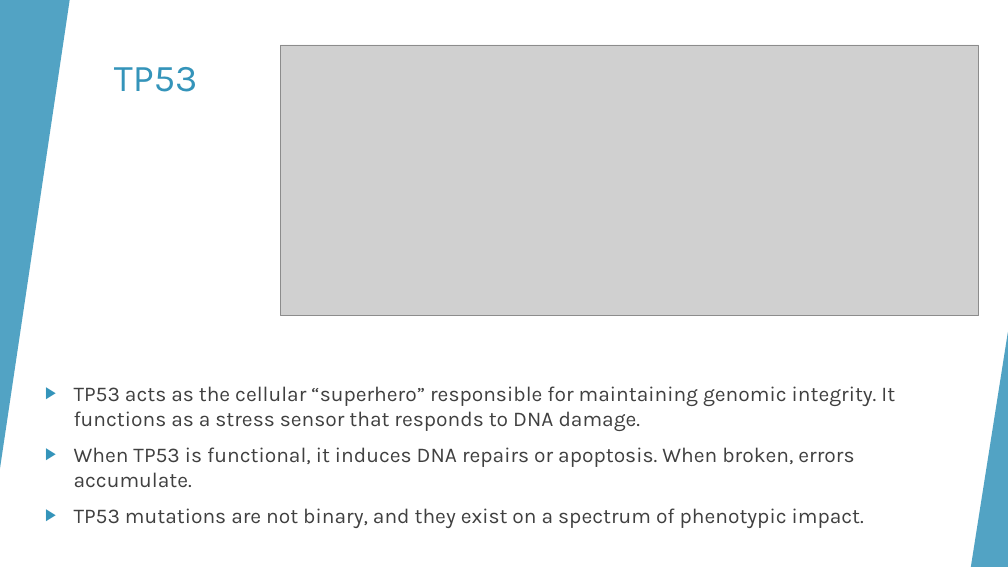
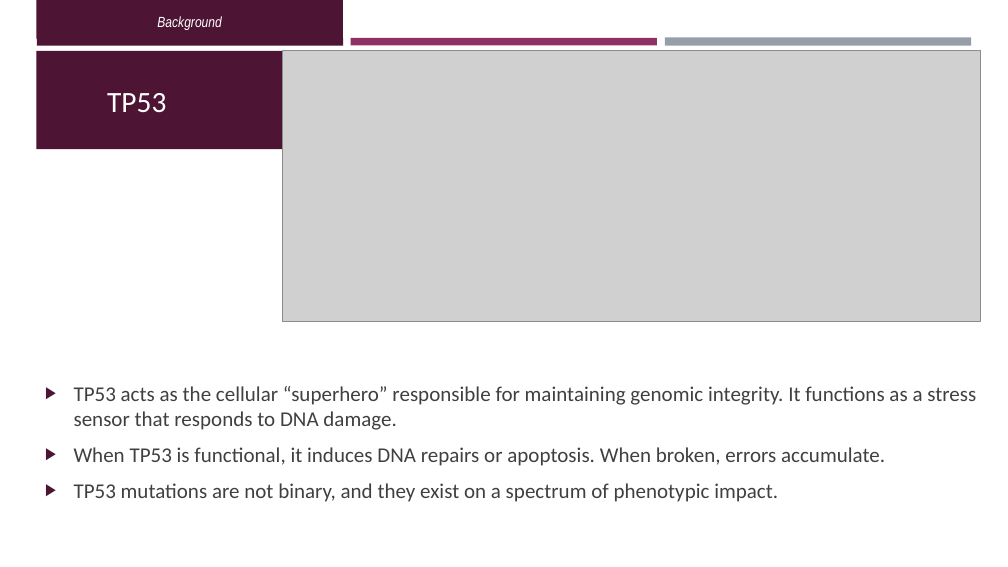
Before and after one commit to OrnitB/cancer_bioinformatics, a slide deck: slide 2 of project/project_background/Final Project Presentation - Ornit - Cancer Bioinfo March 2026.pptx. Drawn at 1008x567 pixels with LibreOffice and Linux fonts; fonts in the diff are those of the drawing; grey boxes stand for pictures. Boxes give left, top, right and bottom in pixels: in the first picture for what was removed or moved away, otherwise in the second. Text is boxed around its words. In the diff, an @@ line names an element or a change of style, - is before the commit and + after.

```diff
--- a/project/project_background/Final Project Presentation - Ornit - Cancer Bioinfo March 2026.pptx
+++ b/project/project_background/Final Project Presentation - Ornit - Cancer Bioinfo March 2026.pptx
@@ rectangle removed at <box>0,0,1008,567</box> @@
@@ triangle removed at <box>0,0,70,469</box> @@
@@ text added at <box>157,16,221,30</box>, 14 pt, text #FFFFFF, italic @@
+Background
@@ rectangle added at <box>36,51,972,149</box>, fill #4D1434 @@
@@ rectangle added at <box>37,38,343,45</box>, fill #4D1434 @@
@@ picture: place and size @@
-picture at <box>281,45,979,315</box>
+picture at <box>282,51,981,321</box>
@@ rectangle added at <box>351,38,657,45</box>, fill #903163 @@
@@ rectangle added at <box>665,38,971,46</box>, fill #969FA7 @@
@@ title "TP53": place and size @@
-title "TP53" at <box>114,67,197,92</box>
+title "TP53" at <box>107,93,166,112</box>
@@ title "TP53" at <box>107,93,166,112</box>: size 36 to 28 pt, font Karla to Calibri, text colour #3494BA to #FFFFFF; vertical alignment top to bottom @@
@@ group removed at <box>0,0,1008,567</box>: 5 freeform shapes, 3 triangles, 2 lines @@
@@ triangle removed at <box>971,332,1008,567</box> @@
@@ text "TP53 acts as the cellular ..." at <box>74,386,976,502</box>: font Karla to Calibri; bullet colour #3494BA to #4D1434 @@
```
Also in this commit, not shown: 7 other slides changed, 8 slides added, 5 slides removed.
